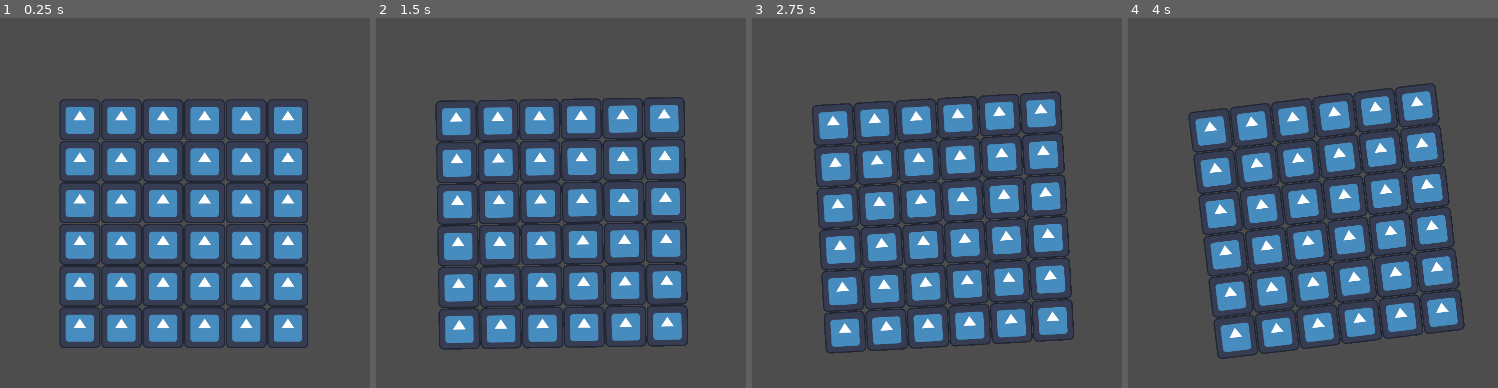
Above: before the commit, frames 1-4 (left to right).
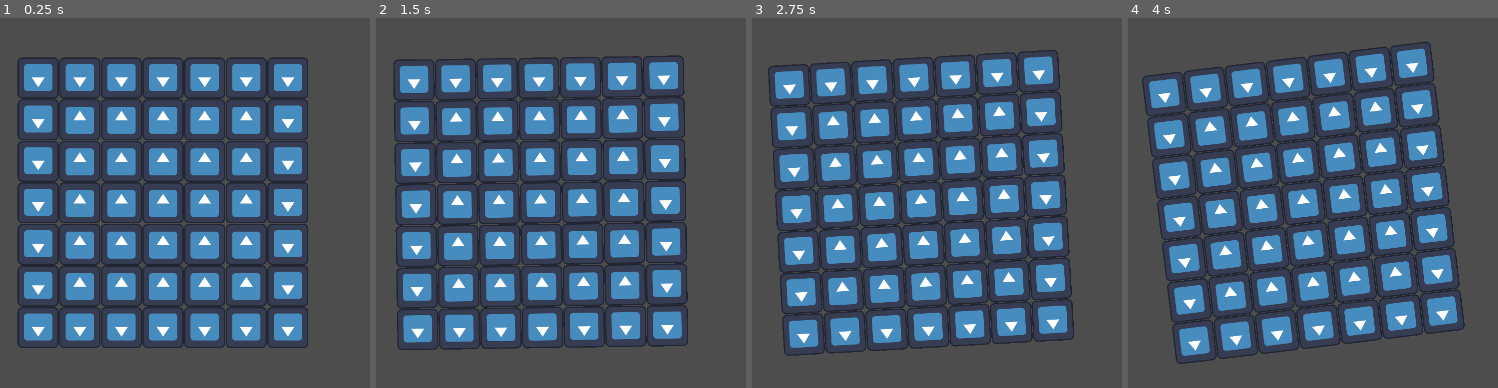
Above: after the commit, the same moments.

Repository: ARCsweden/GameJam2024FallA
Game: Godot game, scene res://Scenes/TestRaftScene.tscn
Two runs of this game, one before a commit and one after it. Both use one fixed random seed, a clock stepped at 60 frames per second and the inputs below. The project has no main scene, so this scene is started directly. The engine's default icon, where the game draws it, is replaced by a stand-in: a white triangle on a blue panel in a dark square.
Inputs (mouse positions are in pixels of both pictures, inside the frame that each line leads up to):
- Up to frame 1 (0.25 s): no input
- Up to frame 2 (1.5 s): tap Enter (ui_accept) at 0.5, 0.77 s; move the mouse to (outside the picture) at 0.52 s; hold Right (ui_right) 0.53-1.28 s; move the mouse to (572, 243) at 1.27 s; hold Down (ui_down) from 1.28 s (still down)
- Up to frame 3 (2.75 s): tap Enter (ui_accept) at 1.52 s; move the mouse to (outside the picture) at 2.02 s; release Down (ui_down) at 2.03 s; hold Right (ui_right) from 2.03 s (still down)
- Up to frame 4 (4 s): move the mouse to (1442, 310) at 2.77 s; release Right (ui_right) at 2.78 s; hold Up (ui_up) 2.78-3.53 s; tap Enter (ui_accept) at 3.02, 3.77 s; move the mouse to (outside the picture) at 3.52 s; hold Left (ui_left) from 3.53 s (still down)

The runs differ from the first frame. In frame 1, 12% of the frame differs, in the area x 4-84%, y 10-90%; in frame 2, 11%; in frame 3, 11%; in frame 4, 11%.

Commit message:
Added raft edge layer to grid

Diff:
--- a/dontdrowntogether/Scripts/raft_body.gd
+++ b/dontdrowntogether/Scripts/raft_body.gd
@@ -49,19 +49,25 @@
 func _create_grid() -> void:
 	#Instantiate tiles in a grid.
 	var instance
-	for r in rows+1:
+	for r in rows+2:
 		grid.append([])
-		for c in columns+1:
+		for c in columns+2:
 			# Creates an instance of RaftTileScene
 			instance = RaftTileScene.instantiate()
 			# Adds the instance to the scene tree
 			add_child(instance)
 			# Moves the instance. +50 is to move the image coordinate to the top left corner
 			# Then each instance is moved to the top left corner of the collision shape, to center it
-			instance.position = Vector2(r*Global.raft_tile_length, c*Global.raft_tile_length) - ($RaftCollisionShape.shape.size / 2) + (Vector2(Global.raft_tile_length / 2, Global.raft_tile_length / 2))
+			instance.position = Vector2(r*Global.raft_tile_length, c*Global.raft_tile_length) - ($RaftCollisionShape.shape.size / 2) - (Vector2(Global.raft_tile_length / 2, Global.raft_tile_length / 2))
 			# Adds instance to grid so it can edited later
+
+			# Creates an invisible layer around the raft to block the player
 			if r == 0 or r == rows+1:
 				instance.edge_tile()
+			if c == 0 or c == columns+1:
+				instance.edge_tile()
+
+
 
 			grid[r].append(instance)
 	print(grid)
--- a/dontdrowntogether/Scripts/raft_tile.gd
+++ b/dontdrowntogether/Scripts/raft_tile.gd
@@ -6,6 +6,7 @@
 #Layer 2: Damage taken layer
 #Layer 3: Raft layer
 #Layer 4: Environment collision layer
+#Layer 5: raft edge layer
 
 # Called when the node enters the scene tree for the first time.
 func _ready() -> void:
@@ -30,6 +31,8 @@
 
 func edge_tile():
 	set_collision_layer_value(5, true)
+	self.visible = 1
+	$"./Sprite2D".flip_v = true
 
 func take_damage():
 	set_collision_layer_value(2, true) #Collision layer that shows the tile is damaged
